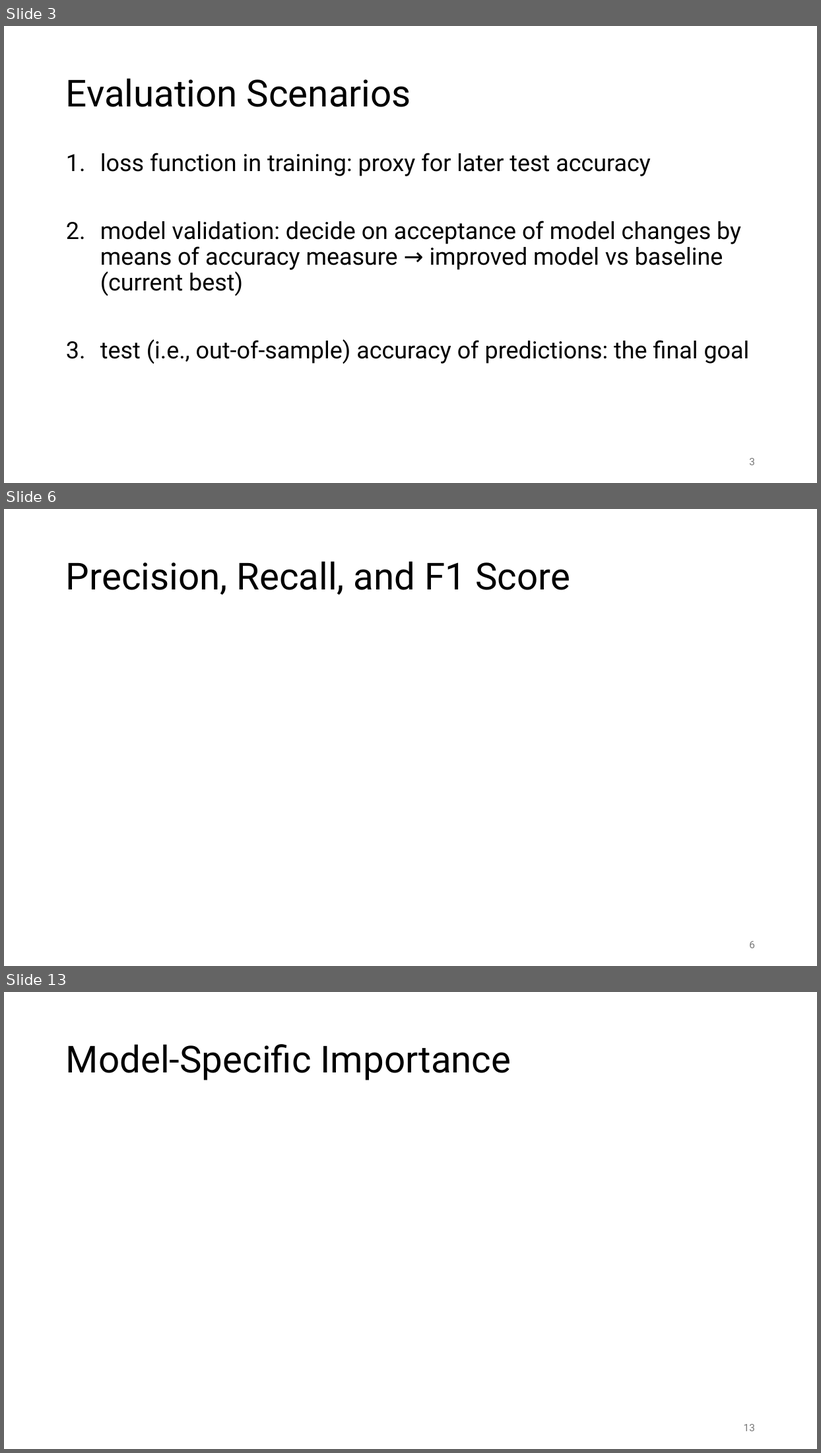
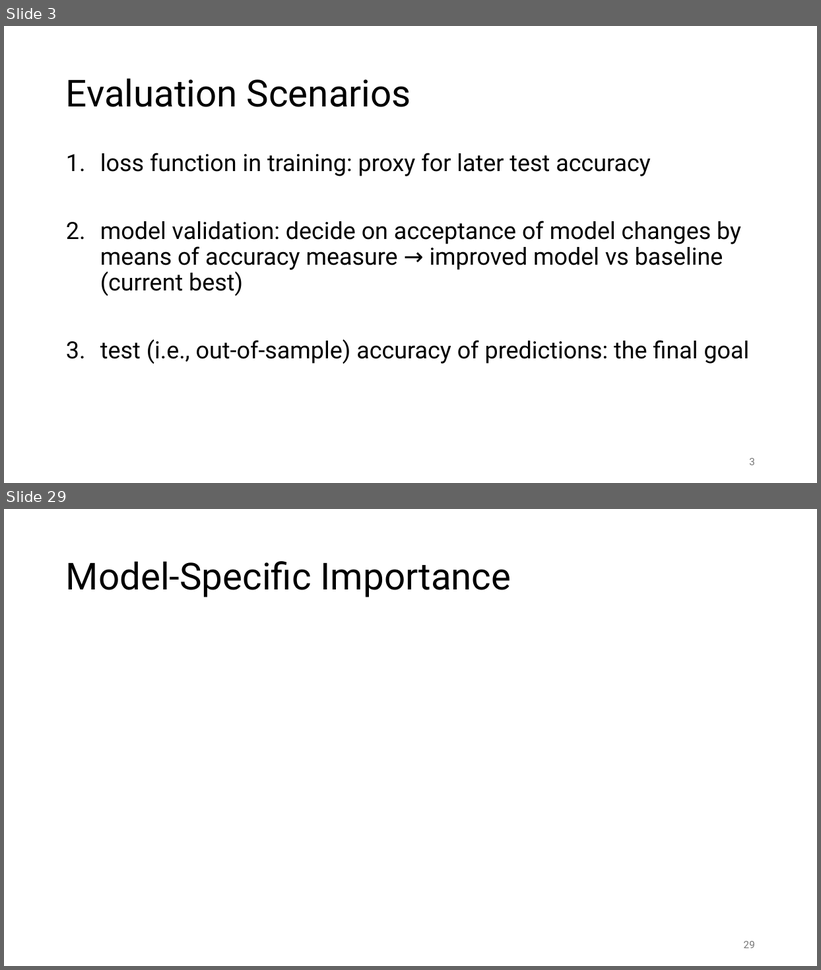
Before and after one commit to FelixWick/data_science, a slide deck: slides/7_model_evaluation.pptx. Shown one above the other, each under a label of ours: slides 3, 6 and 13 before the commit, slides 3 and 29 after it; the slides between them are not shown. The pictures are 821x1453 and 821x970 pixels, drawn with LibreOffice and Linux fonts; fonts in the diff are those of the drawing; grey boxes stand for pictures. Boxes give left, top, right and bottom in pixels: in the first picture for what was removed or moved away, otherwise in the second. Text is boxed around its words. In the diff, an @@ line names an element or a change of style, - is before the commit and + after.

```diff
--- a/slides/7_model_evaluation.pptx
+++ b/slides/7_model_evaluation.pptx
@@ slide 6 removed at (4,509,817,966), background #FFFFFF @@
@@ title removed at (66,561,570,595) @@
-Precision, Recall, and F1 Score
@@ page number removed at (749,941,755,949) @@
-6
@@ what was slide 13 is now slide 29 @@
@@ page number at (744,941,755,949): text changed @@
-13
+29
```
Also in this commit, not shown: 7 slides changed, 24 slides added, 6 other slides removed, 2 other files.
